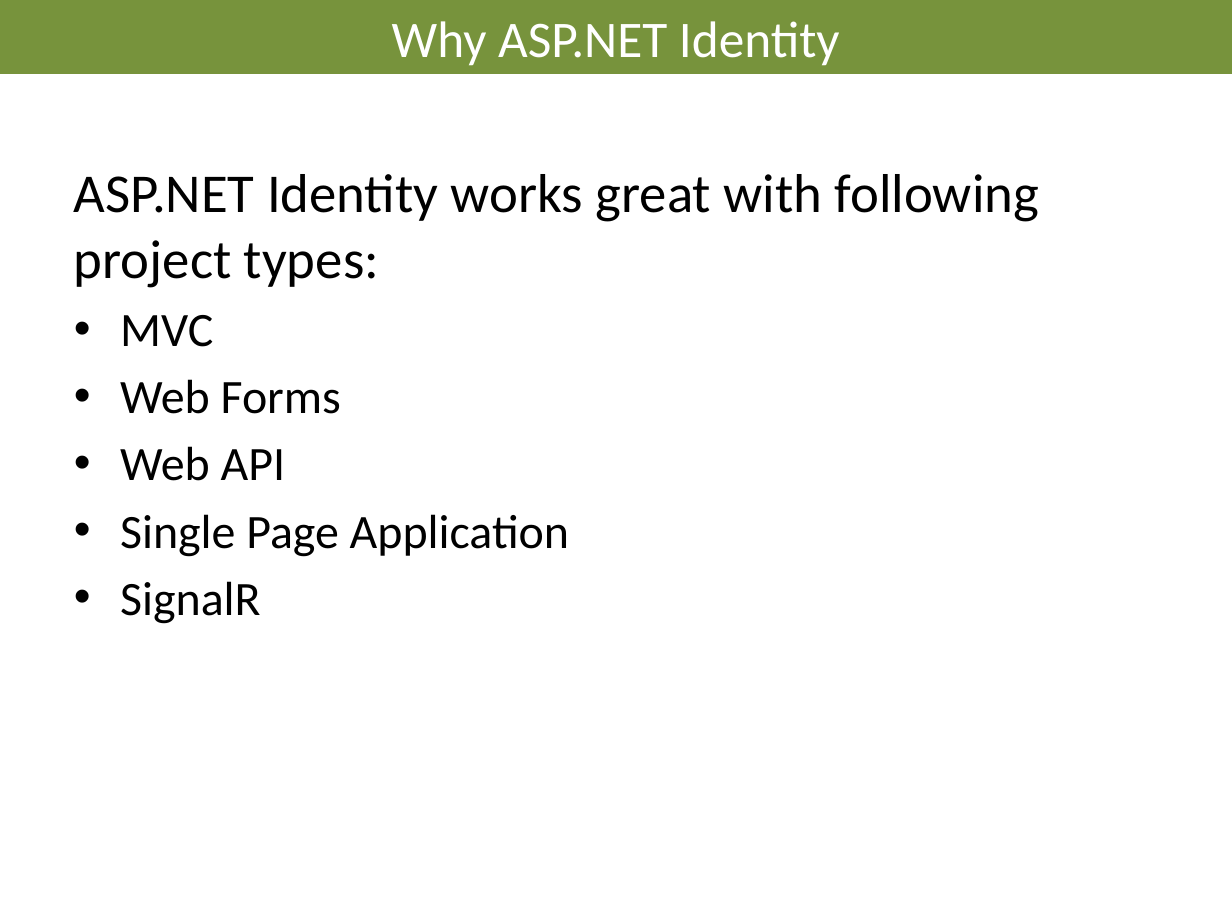
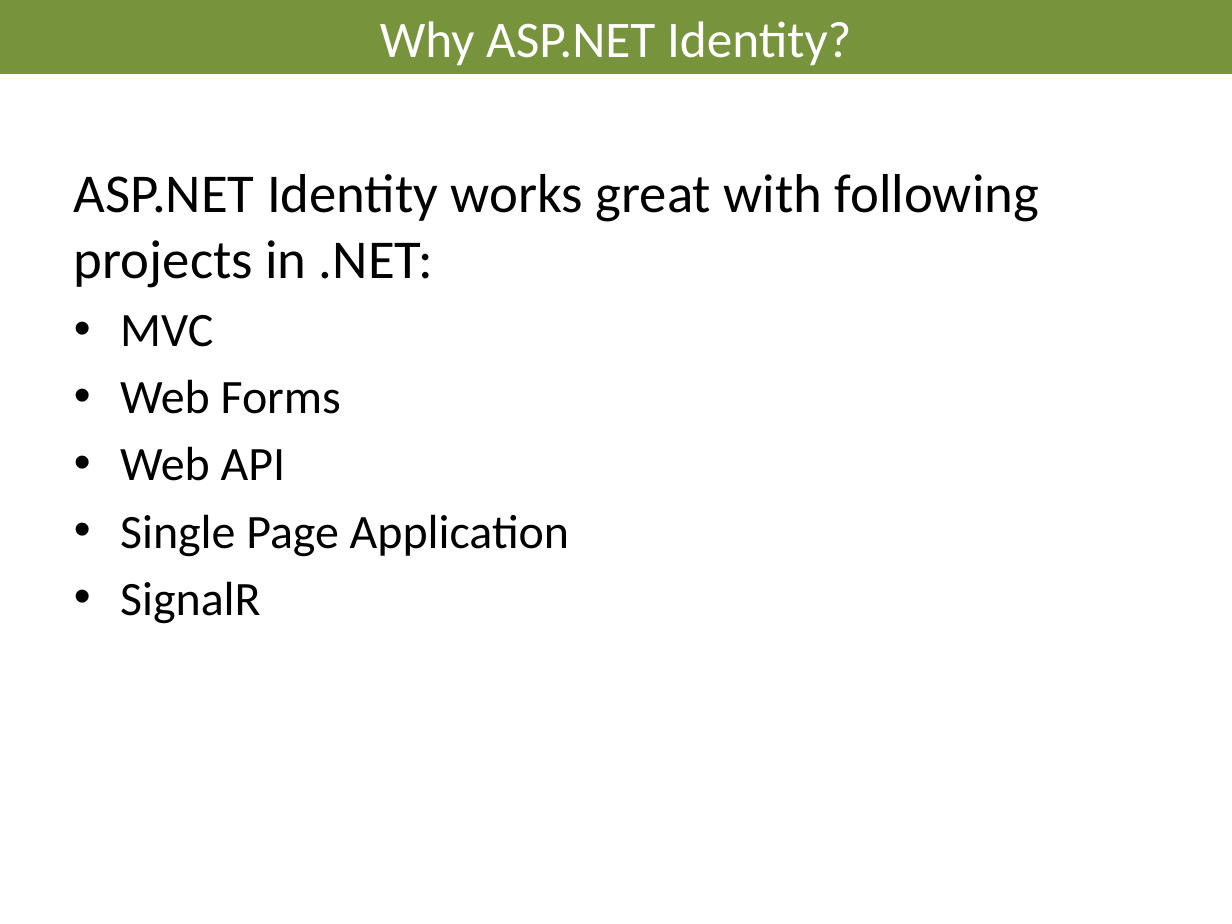
Before and after one commit to AndreasElffors/IdentityTemplate, a slide deck: slide 10 of Documents/Identity-Introduction.pptx (slide 9 before the commit). Drawn at 1232x924 pixels with LibreOffice and Linux fonts; fonts in the diff are those of the drawing; background and template pictures are left out. Boxes give left, top, right and bottom in pixels: in the first picture for what was removed or moved away, otherwise in the second. Text is boxed around its words. In the diff, an @@ line names an element or a change of style, - is before the commit and + after.

```diff
--- a/Documents/Identity-Introduction.pptx
+++ b/Documents/Identity-Introduction.pptx
@@ title at (380,21,851,66): text changed @@
-Why ASP.NET Identity
+Why ASP.NET Identity?
@@ text at (74,174,1039,288): text changed @@
-ASP.NET Identity works great with following project types:
+ASP.NET Identity works great with following projects in .NET:
```
Also in this commit, not shown: 14 other slides changed, 1 slide added, 5 other files.
